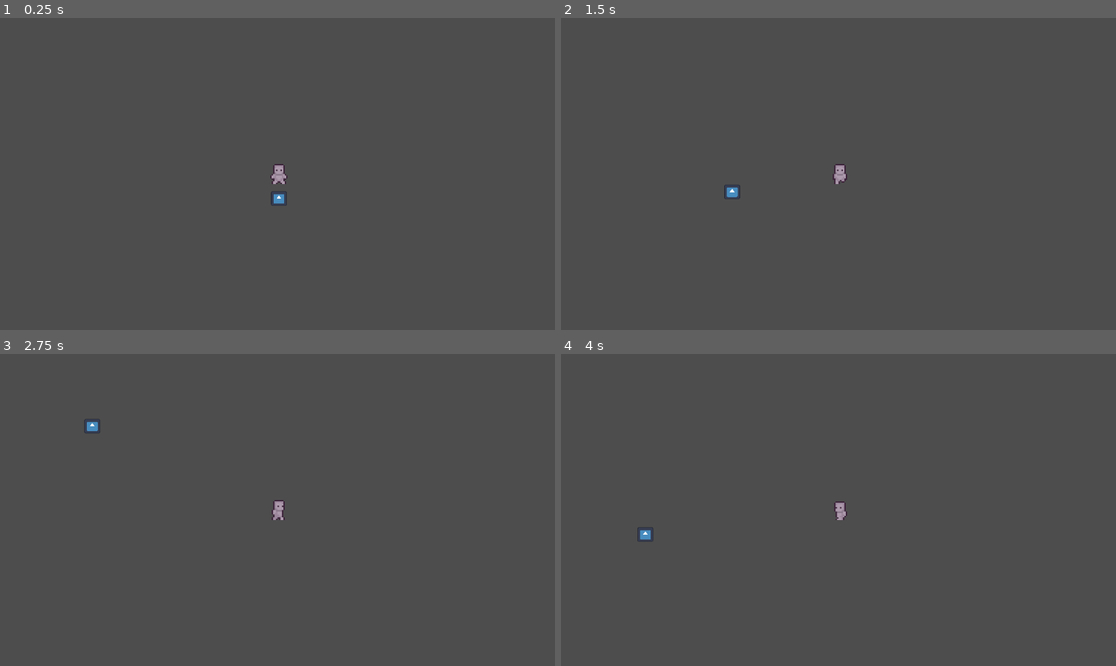
Above: before the commit, frames 1-4 (two rows, left to right).
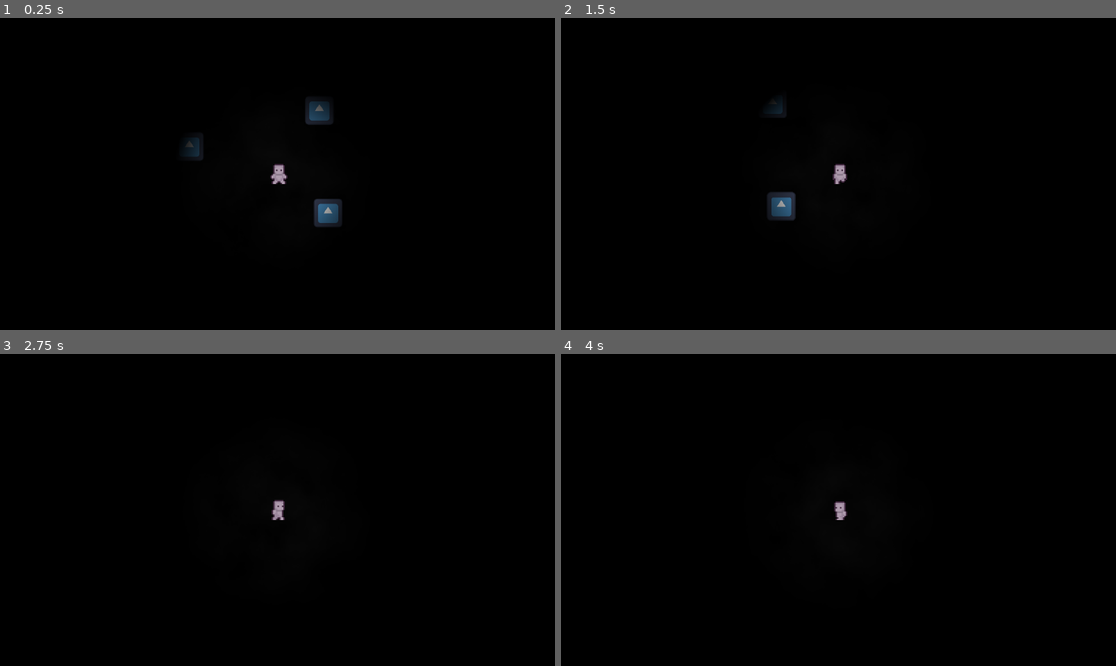
Above: after the commit, the same moments.

Repository: a-meriac/IRDAIB
Game: Godot game, scene res://scenes/main.tscn
Two runs of this game, one before a commit and one after it. Both use one fixed random seed, a clock stepped at 60 frames per second and the inputs below. The engine's default icon, where the game draws it, is replaced by a stand-in: a white triangle on a blue panel in a dark square.
Inputs:
- Up to frame 1 (0.25 s): no input
- Up to frame 2 (1.5 s): tap Enter at 0.5 s; hold Right (right) 0.53-1.28 s; hold S (down) from 1.28 s (still down)
- Up to frame 3 (2.75 s): release S (down) at 2.03 s; hold Right (right) from 2.03 s (still down)
- Up to frame 4 (4 s): release Right (right) at 2.78 s; hold W (up) 2.78-3.53 s; hold Left (left) from 3.53 s (still down)

The runs differ from the first frame. In frame 1, 100% of the frame differs, in the area x 0-100%, y 0-100%; in frame 2, 100%; in frame 3, 100%; in frame 4, 100%.

Commit message:
Added blindess effect

Diff:
--- a/scenes/main.tscn
+++ b/scenes/main.tscn
@@ -1,14 +1,90 @@
-[gd_scene load_steps=3 format=3 uid="uid://cq1h25f5j1i6s"]
+[gd_scene load_steps=8 format=3 uid="uid://cq1h25f5j1i6s"]
 
 [ext_resource type="PackedScene" uid="uid://dq1mbq5fhyhsk" path="res://scenes/player.tscn" id="1_0wfyh"]
 [ext_resource type="Texture2D" uid="uid://bbu8k7xss0kv1" path="res://assets/icon.svg" id="2_sugp2"]
 
+[sub_resource type="CanvasItemMaterial" id="CanvasItemMaterial_0wfyh"]
+blend_mode = 1
+light_mode = 2
+
+[sub_resource type="Gradient" id="Gradient_0wfyh"]
+colors = PackedColorArray(0, 0, 0, 1, 0.601223, 0.601223, 0.601223, 1)
+
+[sub_resource type="FastNoiseLite" id="FastNoiseLite_sugp2"]
+
+[sub_resource type="NoiseTexture2D" id="NoiseTexture2D_jyhfs"]
+width = 1024
+height = 1024
+color_ramp = SubResource("Gradient_0wfyh")
+noise = SubResource("FastNoiseLite_sugp2")
+
+[sub_resource type="RectangleShape2D" id="RectangleShape2D_0wfyh"]
+
 [node name="Node2D" type="Node2D"]
-position = Vector2(569, 292)
+
+[node name="Background" type="Sprite2D" parent="."]
+modulate = Color(0.0605303, 0.0605303, 0.0605303, 1)
+material = SubResource("CanvasItemMaterial_0wfyh")
+use_parent_material = true
+scale = Vector2(0.5, 0.5)
+texture = SubResource("NoiseTexture2D_jyhfs")
 
 [node name="Player" parent="." instance=ExtResource("1_0wfyh")]
+position = Vector2(3, 0)
 
-[node name="Sprite2D" type="Sprite2D" parent="."]
-position = Vector2(3.8147e-06, 17)
-scale = Vector2(0.0859375, 0.078125)
+[node name="Boxes" type="Node" parent="."]
+
+[node name="StaticBody2D" type="StaticBody2D" parent="Boxes"]
+position = Vector2(37, 27)
+metadata/_edit_group_ = true
+
+[node name="Sprite2D" type="Sprite2D" parent="Boxes/StaticBody2D"]
+scale = Vector2(0.155658, 0.155658)
 texture = ExtResource("2_sugp2")
+
+[node name="CollisionShape2D" type="CollisionShape2D" parent="Boxes/StaticBody2D"]
+shape = SubResource("RectangleShape2D_0wfyh")
+
+[node name="StaticBody2D2" type="StaticBody2D" parent="Boxes"]
+position = Vector2(31, -44)
+metadata/_edit_group_ = true
+
+[node name="Sprite2D" type="Sprite2D" parent="Boxes/StaticBody2D2"]
+scale = Vector2(0.155658, 0.155658)
+texture = ExtResource("2_sugp2")
+
+[node name="CollisionShape2D" type="CollisionShape2D" parent="Boxes/StaticBody2D2"]
+shape = SubResource("RectangleShape2D_0wfyh")
+
+[node name="StaticBody2D3" type="StaticBody2D" parent="Boxes"]
+position = Vector2(-59, -19)
+metadata/_edit_group_ = true
+
+[node name="Sprite2D" type="Sprite2D" parent="Boxes/StaticBody2D3"]
+scale = Vector2(0.155658, 0.155658)
+texture = ExtResource("2_sugp2")
+
+[node name="CollisionShape2D" type="CollisionShape2D" parent="Boxes/StaticBody2D3"]
+shape = SubResource("RectangleShape2D_0wfyh")
+
+[node name="StaticBody2D4" type="StaticBody2D" parent="Boxes"]
+position = Vector2(-102, 38)
+metadata/_edit_group_ = true
+
+[node name="Sprite2D" type="Sprite2D" parent="Boxes/StaticBody2D4"]
+scale = Vector2(0.155658, 0.155658)
+texture = ExtResource("2_sugp2")
+
+[node name="CollisionShape2D" type="CollisionShape2D" parent="Boxes/StaticBody2D4"]
+shape = SubResource("RectangleShape2D_0wfyh")
+
+[node name="StaticBody2D5" type="StaticBody2D" parent="Boxes"]
+position = Vector2(-102, 38)
+metadata/_edit_group_ = true
+
+[node name="Sprite2D" type="Sprite2D" parent="Boxes/StaticBody2D5"]
+scale = Vector2(0.155658, 0.155658)
+texture = ExtResource("2_sugp2")
+
+[node name="CollisionShape2D" type="CollisionShape2D" parent="Boxes/StaticBody2D5"]
+shape = SubResource("RectangleShape2D_0wfyh")
--- a/scenes/player.tscn
+++ b/scenes/player.tscn
@@ -1,7 +1,8 @@
-[gd_scene load_steps=23 format=3 uid="uid://dq1mbq5fhyhsk"]
+[gd_scene load_steps=26 format=3 uid="uid://dq1mbq5fhyhsk"]
 
 [ext_resource type="Script" uid="uid://dt31pubxshqk8" path="res://scripts/player.gd" id="1_g2els"]
 [ext_resource type="Texture2D" uid="uid://bgqt5pd5icfby" path="res://assets/Prototype_Character/prototype_character.png" id="2_qhqgy"]
+[ext_resource type="Texture2D" uid="uid://ccx7miwcjqimp" path="res://lightCircle.png" id="3_qhqgy"]
 
 [sub_resource type="RectangleShape2D" id="RectangleShape2D_g2els"]
 size = Vector2(10, 14)
@@ -165,18 +166,56 @@
 "speed": 5.0
 }]
 
+[sub_resource type="Gradient" id="Gradient_qhqgy"]
+colors = PackedColorArray(0, 0, 0, 1, 0, 0, 0, 1)
+
+[sub_resource type="GradientTexture1D" id="GradientTexture1D_dqkch"]
+gradient = SubResource("Gradient_qhqgy")
+
 [node name="Player" type="CharacterBody2D"]
+light_mask = 0
+z_index = 1
 script = ExtResource("1_g2els")
 
 [node name="CollisionShape2D" type="CollisionShape2D" parent="."]
+light_mask = 0
 position = Vector2(-1, 0)
 shape = SubResource("RectangleShape2D_g2els")
 
 [node name="AnimatedSprite2D" type="AnimatedSprite2D" parent="."]
+light_mask = 0
 sprite_frames = SubResource("SpriteFrames_ivps1")
 animation = &"idle_right"
-frame_progress = 0.483126
+frame_progress = 0.529993
 
 [node name="Camera2D" type="Camera2D" parent="."]
 position = Vector2(-1, 0)
 zoom = Vector2(3, 3)
+
+[node name="LightCircle" type="Sprite2D" parent="."]
+z_index = 100
+position = Vector2(-2, 2)
+scale = Vector2(0.174634, 0.174634)
+texture = ExtResource("3_qhqgy")
+
+[node name="Sprite2D" type="Sprite2D" parent="LightCircle"]
+position = Vector2(-1230, -320)
+scale = Vector2(-5.63346, 4457.31)
+texture = SubResource("GradientTexture1D_dqkch")
+
+[node name="Sprite2D2" type="Sprite2D" parent="LightCircle"]
+position = Vector2(1210, -240)
+scale = Vector2(-5.63346, 4457.31)
+texture = SubResource("GradientTexture1D_dqkch")
+
+[node name="Sprite2D3" type="Sprite2D" parent="LightCircle"]
+position = Vector2(-180, 1230)
+rotation = -1.5708
+scale = Vector2(-5.63346, 4457.31)
+texture = SubResource("GradientTexture1D_dqkch")
+
+[node name="Sprite2D4" type="Sprite2D" parent="LightCircle"]
+position = Vector2(-310, -1210)
+rotation = -1.5708
+scale = Vector2(-5.63346, 4457.31)
+texture = SubResource("GradientTexture1D_dqkch")
Binary file added: lightCircle.png
Not shown, added: lightCircle.png.import
Not shown, added: assets/.xdp-lightCircle.png-UJuILN
